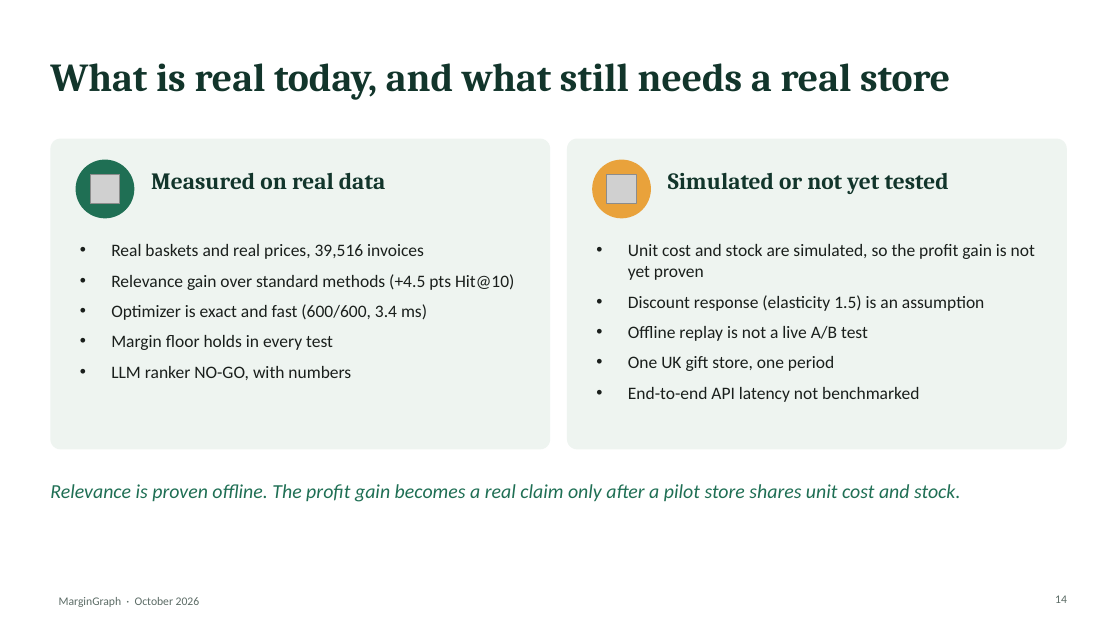
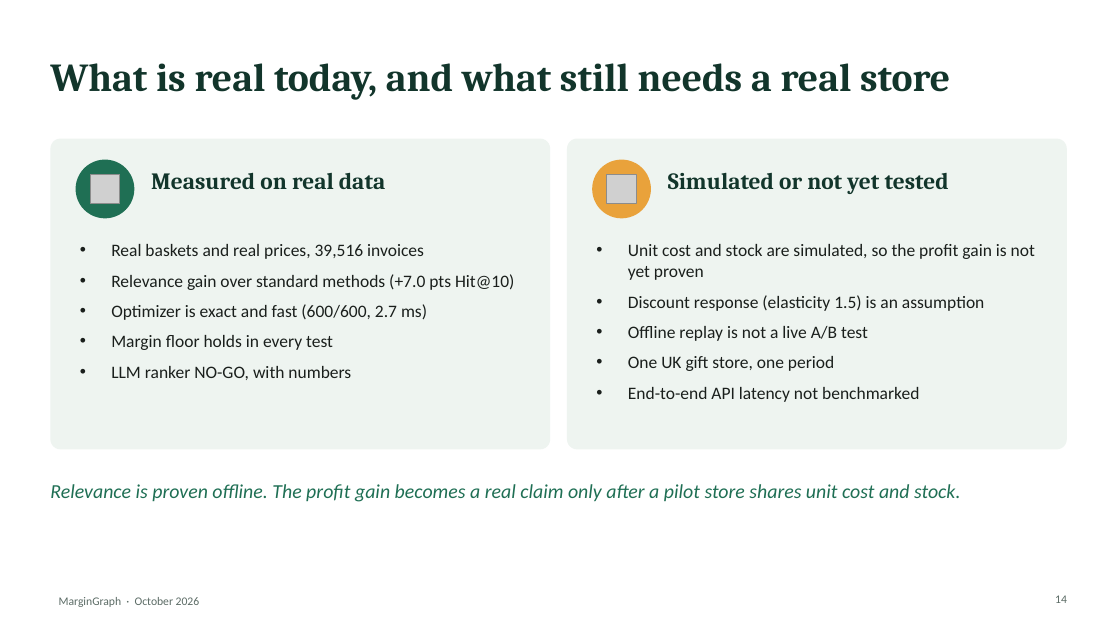
Before and after one commit to Sanskar1724/MarginGraph, a slide deck: slide 14 of docs/deck/MarginGraph_pitch_deck.pptx. Drawn at 1120x630 pixels with LibreOffice and Linux fonts; fonts in the diff are those of the drawing; grey boxes stand for pictures. Boxes give left, top, right and bottom in pixels: in the first picture for what was removed or moved away, otherwise in the second. Text is boxed around its words. In the diff, an @@ line names an element or a change of style, - is before the commit and + after.

Commit message:
Update quoted numbers to the accuracy run: deck, launch kit, industry plan, service doc, SVG, Space text
Hit@10 38.1% (was 35.6%), pool recall 65.3% (was 58.0%), MILP lambda=0.5
+14% realized profit (was +17% against the weaker first ranker). The old
run stays quoted as history where it explains the change.

```diff
--- a/docs/deck/MarginGraph_pitch_deck.pptx
+++ b/docs/deck/MarginGraph_pitch_deck.pptx
@@ text at [111,274,514,320]: text changed @@
-• Relevance gain over standard methods (+4.5 pts Hit@10)
-• Optimizer is exact and fast (600/600, 3.4 ms)
+• Relevance gain over standard methods (+7.0 pts Hit@10)
+• Optimizer is exact and fast (600/600, 2.7 ms)
```
Also in this commit, not shown: 4 other slides changed, 23 other files.
